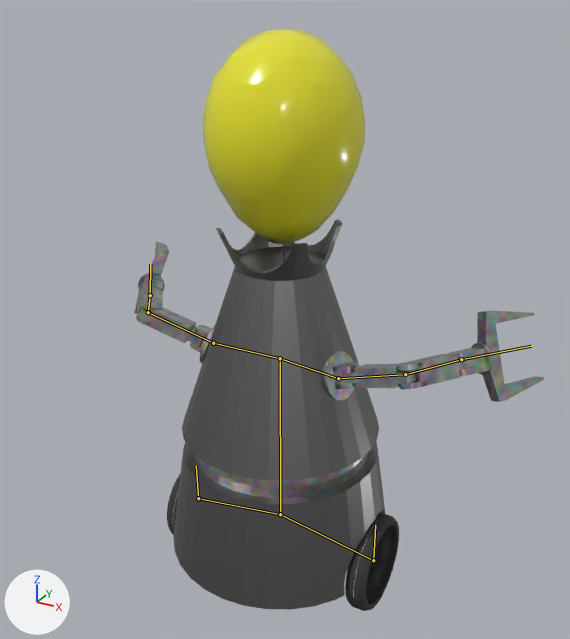
A saved change to the Blender file Blender/BlenderProjekt11.blend.
Before and after are seen from a 50 mm lens placed at (14.9, -26.7, 26.4), pointed at (0.2, 0.0, 13.0). Lighting does not change. The marker at lower left points along +X, +Y and +Z. The bones that bend it are drawn over the model as lines.

In view in the first picture: 'Cylinder.003', 'Fläche.020', 'Mball.001'.
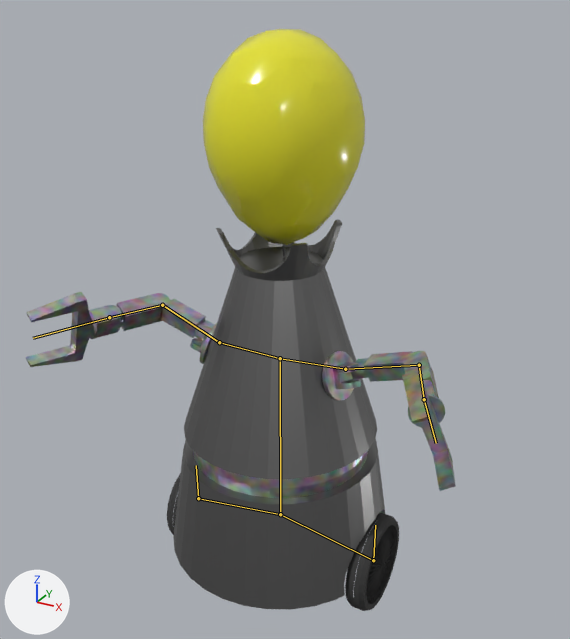
The newer file adds an action. The first version stands in its rest pose; the second is drawn at frame 15 of the action 'Oberkörperdrehung'.

The change in detail:
Bone 'Bone.001' (bone_bone_001) turns from (0, 0, 0) to (169, 5, -3) degrees about its own x, y and z.
Bone 'Bone.002' (bone_bone_002) turns from (0, 0, 0) to (169, 7, 10) degrees about its own x, y and z.

What differs and where, as boxes [x1, y1, x2, y2] in the pictures (570 x 639 px):
'Fläche.020', posed (7% shorter)
    before: [134, 241, 544, 611]
    after: [26, 267, 456, 611]
bone 'Bone.001', root to tip
    before: (280, 358) to (338, 378)
    after: (280, 358) to (219, 342)
bone 'Bone.002', root to tip
    before: (280, 358) to (213, 343)
    after: (280, 358) to (345, 369)
